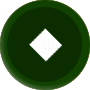
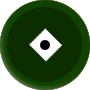
Before/after of a 90px x 90px layered artwork. What changed in the layer stack:
added layer "Layer 7" above "Brightness/Contrast 1" over [40, 40, 50, 50]
